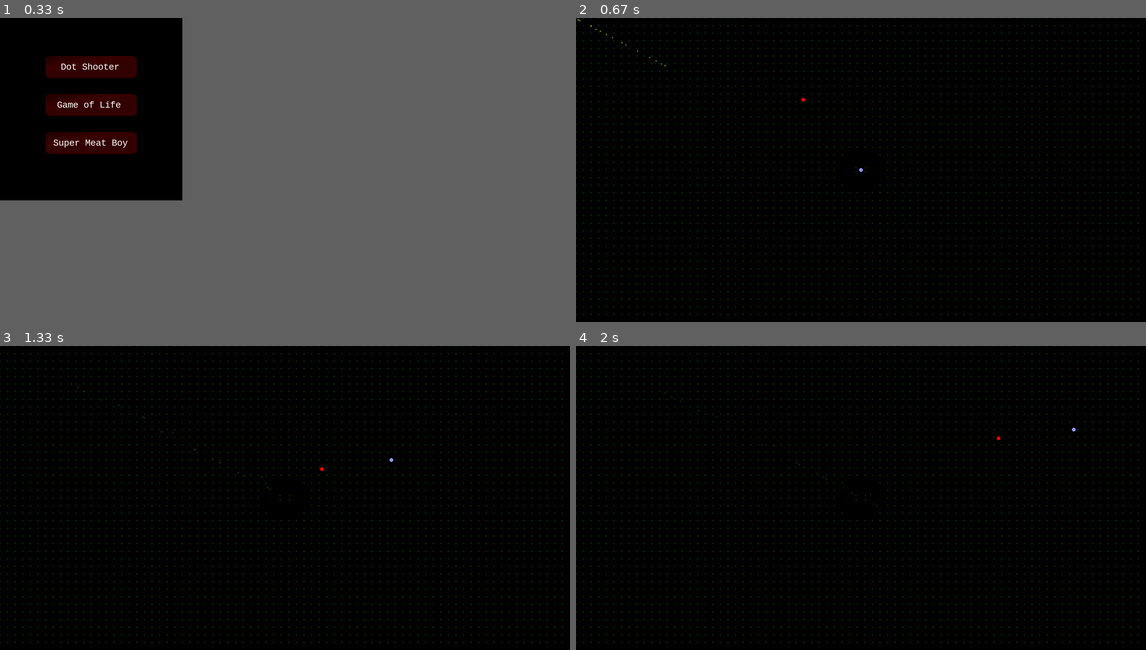
Above: before the commit, frames 1-4 (two rows, left to right).
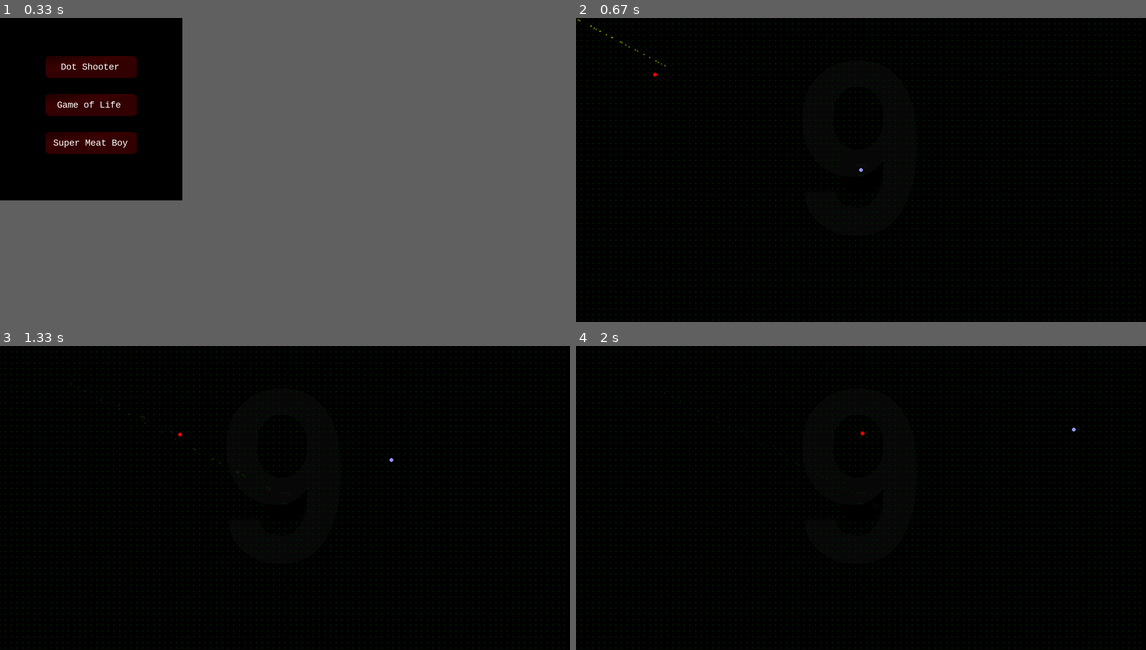
Above: after the commit, the same moments.

Repository: joeylmaalouf/softdes-project-4
Game: pygame game, started from code/main.py
The game is run twice, just before and just after one commit, with the same random seed, the same clock (stepped at 60 frames per second) and the same inputs.
Inputs (mouse positions are in pixels of both pictures, inside the frame that each line leads up to):
- Up to frame 1 (0.33 s): no input
- Up to frame 2 (0.67 s): click "Dot Shooter" at 0.38 s
- Up to frame 3 (1.33 s): hold D 0.67-1.13 s; move the mouse to (262, 510) at 0.7 s; hold W from 1.17 s (still down)
- Up to frame 4 (2 s): release W at 1.47 s; hold D 1.5-1.97 s

Frame 1 is identical in both runs. In frame 2, 7.6% of the frame differs, in the area x 0-100%, y 0-100%; in frame 3, 7.6%; in frame 4, 7.6%.

Commit message:
added lose state and score

Diff:
--- a/code/dot.py
+++ b/code/dot.py
@@ -7,7 +7,12 @@
 
 def main(argv):
 	pygame.init()
-	myfont = pygame.font.Font(None, 30)
+	gameRunning = True
+
+	loseFont = pygame.font.Font(None, 80)
+	ballCountFont = pygame.font.Font(None, 900)
+	scoreFont = pygame.font.Font(None, 22)
+
 	width = 1500
 	height = 800
 	size = width, height
@@ -17,18 +22,26 @@
 
 	player = Player(pos = Vector(width/2, height/2), speed = 10, suck_radius = 60, pickup_dist = 10)
 
+	# Initialize game variables
 	enemies = []
-	enemies.append(Enemy(pos=Vector(523, 123)))
+	enemies.append(Enemy(pos=Vector(100, 100)))
 	balls = []
 	balls_to_be_added = []
 	ammo = []
+	score = 0
 
-	for x in range(0, width, 20):
-		for y in range(0, height, 20):
+	for x in range(0, width, 15):
+		for y in range(0, height, 15):
 			balls.append(Ball(pos = Vector(x, y), vel = Vector(0, 0)))
 
-	while 1:
+	while gameRunning:
 		screen.fill(background_color)
+		#Draw ball count first so it appears behind everything
+		ballCount_textSurface = ballCountFont.render(str(len(ammo)), True, (7,7,7)) #Print 'You lose' screen
+		ballCount_textRect = ballCount_textSurface.get_rect()
+		ballCount_textRect.center = ((width/2),(height/2))
+		screen.blit(ballCount_textSurface, ballCount_textRect)
+
 		for event in pygame.event.get():
 			if event.type == pygame.QUIT:
 				sys.exit()
@@ -39,6 +52,14 @@
 			sys.exit()
 		movement_dir = (Vector(-int(pressed_keys[pygame.K_a]), 0) + Vector(int(pressed_keys[pygame.K_d]), 0) + Vector(0, -int(pressed_keys[pygame.K_w])) + Vector(0, int(pressed_keys[pygame.K_s]))).norm()
 		player.pos = player.pos + (movement_dir * player.speed)
+		if player.pos.x < 0:
+			player.pos.x = 0
+		elif player.pos.x > width:
+			player.pos.x = width
+		if player.pos.y < 0:
+			player.pos.y = 0
+		elif player.pos.y > height:
+			player.pos.y = height
 
 		#Process aiming
 		mouse_pos = Vector(pygame.mouse.get_pos()[0], pygame.mouse.get_pos()[1])
@@ -77,7 +98,10 @@
 						while k < len(enemies):
 							if (enemies[k].pos - ball.pos).getMag() < 5:
 								balls_to_be_added.extend(enemies[k].kill())
+								score += 1 #Add one to the kill count
 								enemies.append(Enemy(pos = Vector(random.randint(100, 1400), random.randint(100, 700))))
+								if random.randint(1, 100)>90: #10% chance of spawning in another enemy!
+									enemies.append(Enemy(pos = Vector(random.randint(100, 1400), random.randint(100, 700))))
 								del(enemies[k])
 							else:
 								k += 1
@@ -86,11 +110,36 @@
 				balls_to_be_added = []
 
 		for enemy in enemies:
-			enemy.move((player.pos - enemy.pos).norm())
+			direction = (player.pos - enemy.pos)
+			if direction.getMag() <= player.killDist:
+				gameRunning = False
+			enemy.move(direction.norm())
 			enemy.draw(screen)
 		player.draw(screen)
 		pygame.display.flip()
 
+	# Draw Game Over screen
+	s = pygame.Surface((width,height), pygame.SRCALPHA)
+	s.fill((0,0,0,180)) #Draw black transparent rectangle over screen
+	screen.blit(s, (0,0))
+
+	lose_textSurface = loseFont.render("You Lose", True, (255,255,255)) #Print 'You lose' screen
+	lose_textRect = lose_textSurface.get_rect()
+	lose_textRect.center = ((width/2),(height/2))
+	screen.blit(lose_textSurface, lose_textRect)
+
+	score_textSurface = scoreFont.render("You out-lived " + str(score) + " evil communist circles", True, (255,255,255)) #Print score
+	score_textRect = score_textSurface.get_rect()
+	score_textRect.center = ((width/2),(height/2) + lose_textRect.height)
+	screen.blit(score_textSurface, score_textRect)
+
+	pygame.display.flip()
+	time.sleep(.5)
+	while not any(x > 0 for x in pygame.key.get_pressed()):
+		pygame.event.get()
+		time.sleep(.001)
+
+
 
 if __name__ == "__main__":
 	main(sys.argv)
--- a/code/utils.py
+++ b/code/utils.py
@@ -77,7 +77,7 @@
 
 	def draw(self, screen):
 		if not self.held:
-			self.color = (255 * self.vel.getMag()/100.0, 50 + 205 * self.vel.getMag()/100.0, 0)
+			self.color = (255 * self.vel.getMag()/100.0, 30 + 225 * self.vel.getMag()/100.0, 0)
 			pygame.draw.circle(screen, self.color, (int(self.pos.x), int(self.pos.y)), self.radius)
 
 	def fire(self, dir = Vector()):
@@ -92,7 +92,7 @@
 	""" The player object for keeping track of the player
 	"""
 
-	def __init__(self, pos = Vector(), radius = 5, color = (150, 150, 255), suck_radius = 30, pickup_dist = 5, sucking = False, speed = 5):
+	def __init__(self, pos = Vector(), radius = 5, color = (150, 150, 255), suck_radius = 30, pickup_dist = 5, sucking = False, speed = 5, killDist = 10):
 		self.pos = pos
 		self.radius = radius
 		self.color = color
@@ -100,6 +100,7 @@
 		self.pickup_dist = pickup_dist
 		self.sucking = sucking
 		self.speed = speed
+		self.killDist = killDist
 
 	def draw(self, screen):
 		pygame.draw.circle(screen, self.color, (int(self.pos.x), int(self.pos.y)), self.radius)
Not shown, changed: code/utils.pyc
